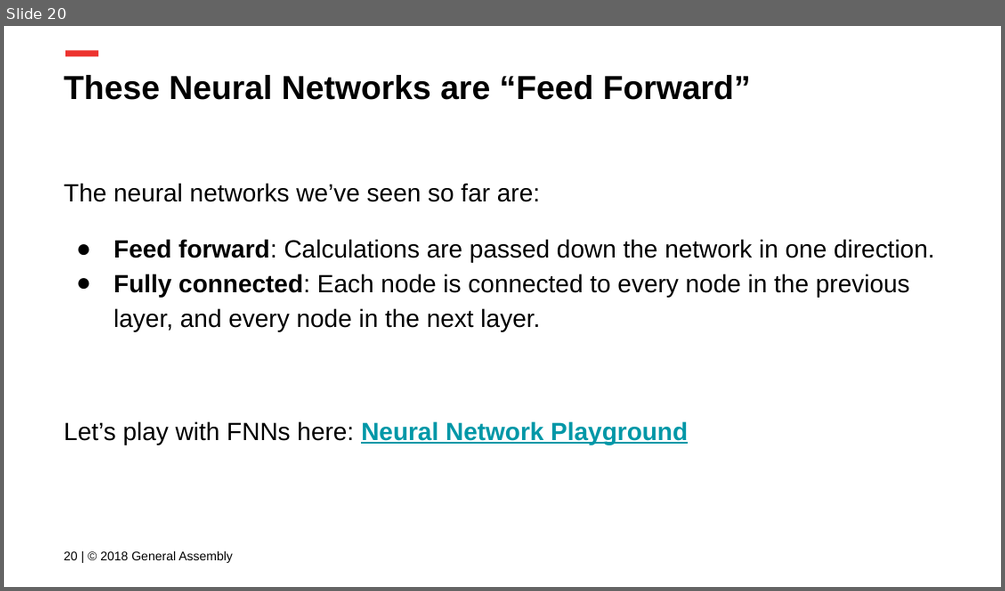
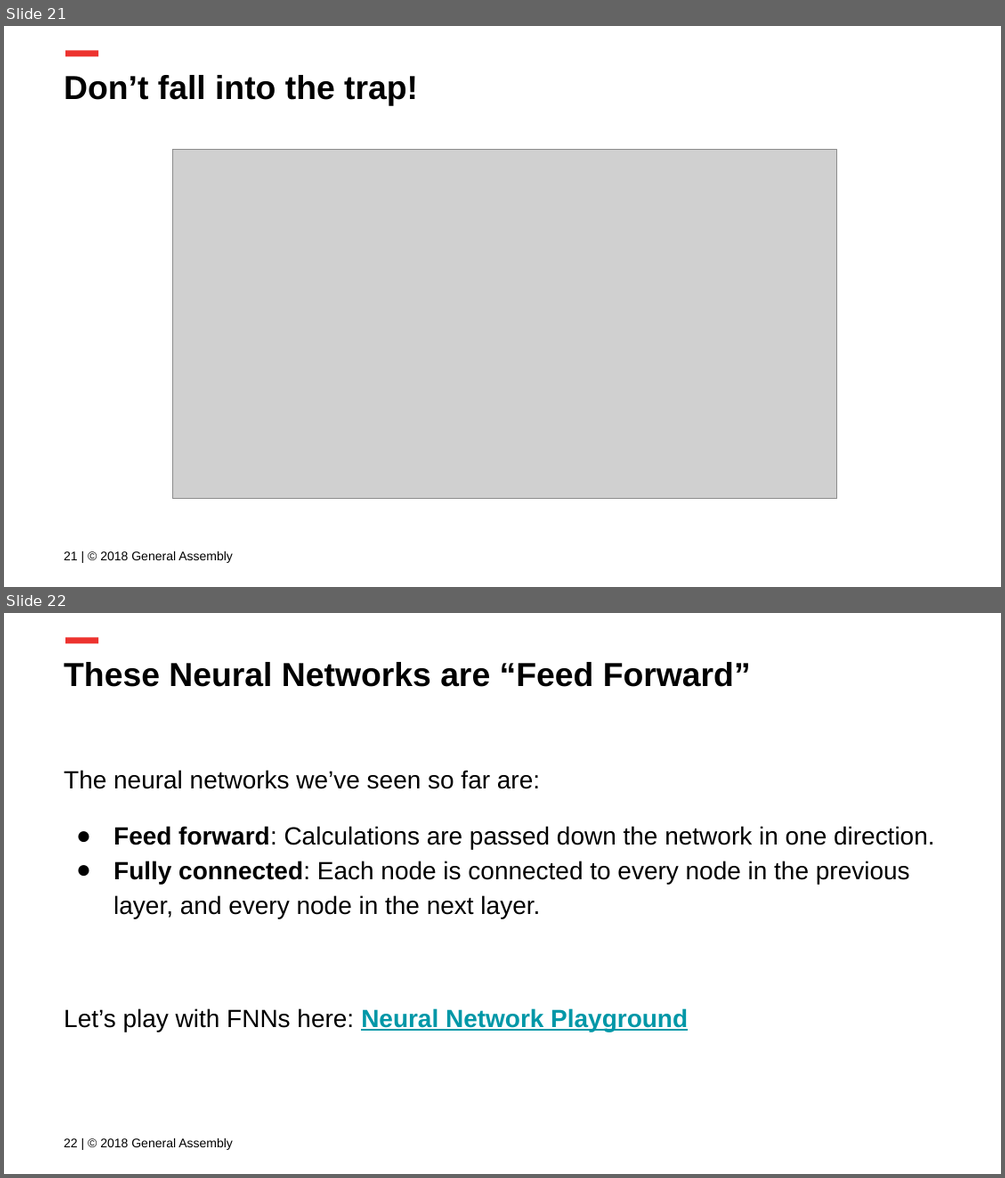
Before and after one commit to ga-curriculum/lesson-intro-nn, a slide deck: Intro to NNs.pptx. Shown one above the other, each under a label of ours: slide 20 before the commit, slides 21 and 22 after it. The pictures are 1005x591 and 1005x1178 pixels, drawn with LibreOffice and Linux fonts; fonts in the diff are those of the drawing; grey boxes stand for pictures; background and template pictures are left out. Boxes give left, top, right and bottom in pixels: in the first picture for what was removed or moved away, otherwise in the second. Text is boxed around its words. In the diff, an @@ line names an element or a change of style, - is before the commit and + after.

```diff
--- a/Intro to NNs.pptx
+++ b/Intro to NNs.pptx
@@ slide 21 added at box(4, 26, 1001, 587), background #FFFFFF; not listed: 1 template element that a slide beside it also shows @@
@@ title added at box(64, 75, 418, 106), 24 pt, text #000000, bold @@
+Don’t fall into the trap!
@@ picture added at box(172, 150, 837, 499) @@
@@ text added at box(64, 551, 233, 563), 9 pt, text #000000 @@
+21 | © 2018 General Assembly
@@ what was slide 20 is now slide 22 @@
@@ text at box(64, 1138, 233, 1150): text changed @@
-20 | © 2018 General Assembly
+22 | © 2018 General Assembly
```
Also in this commit, not shown: 1 slide changed, 1 other slide added, 1 other file.
